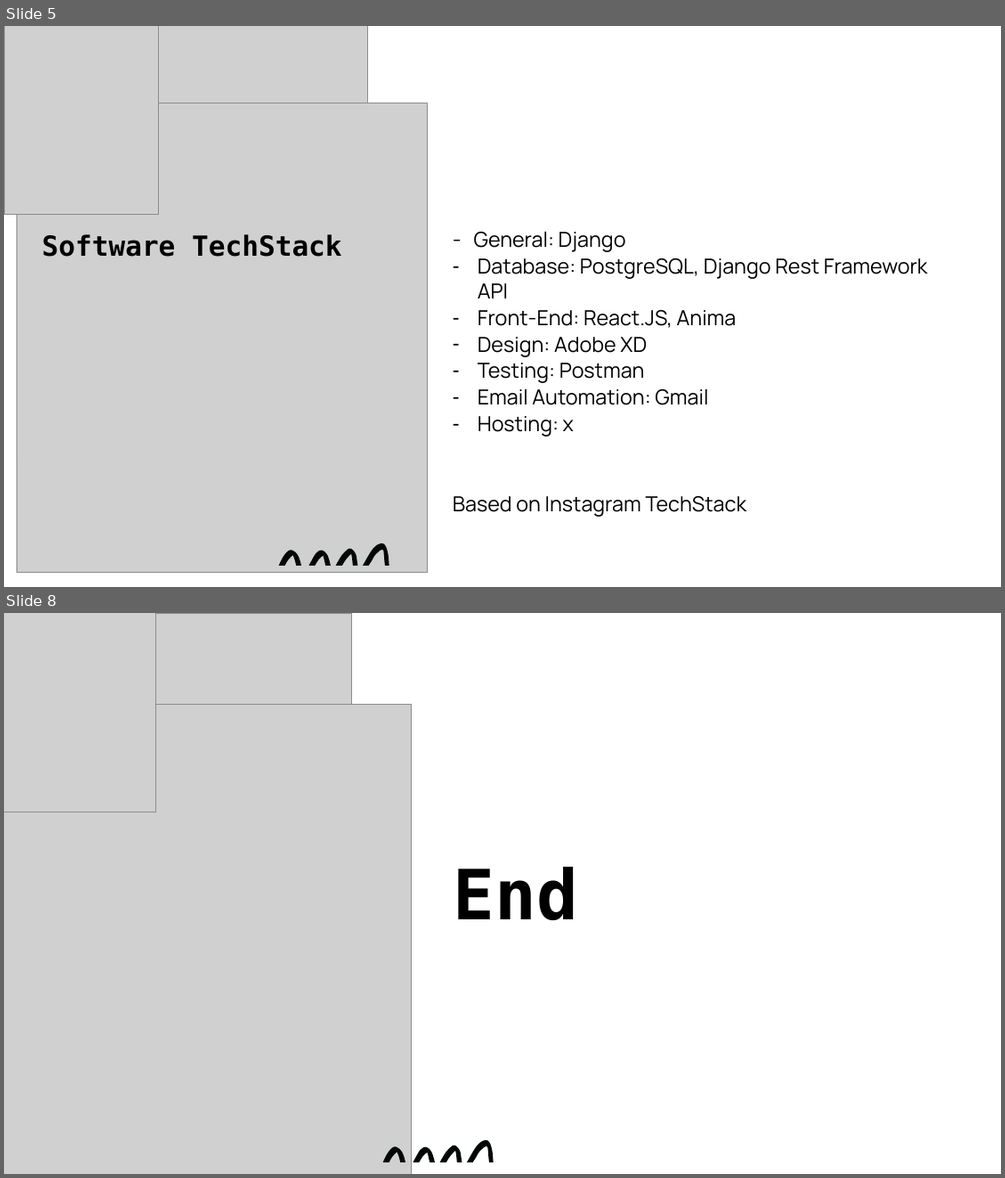
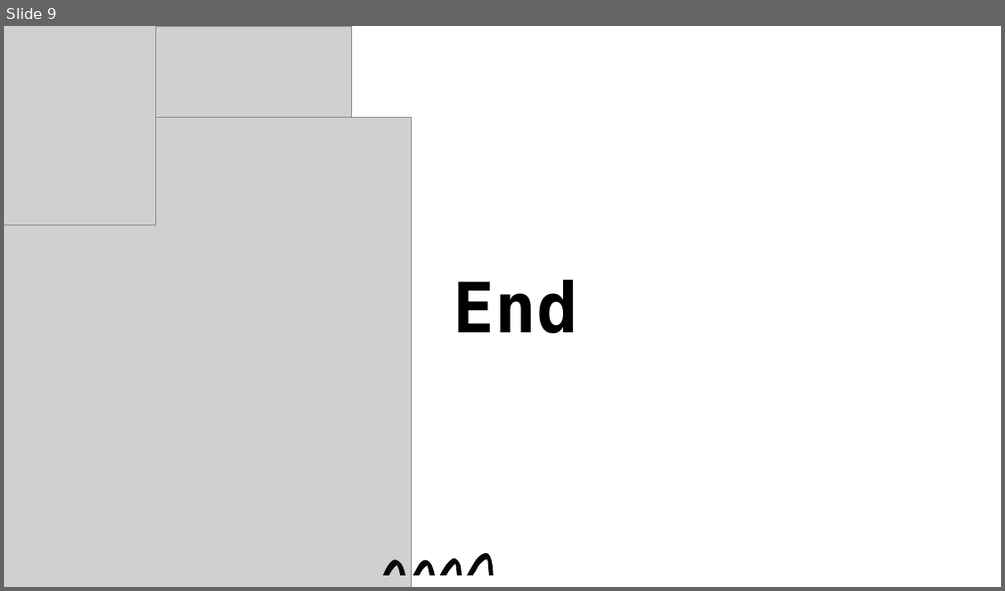
Before and after one commit to andrewwu531/final_year_dissertation, a slide deck: Documentations/Supervisor Meeting PowerPoints/8._Supervisor_Meeting_8Jan21.pptx. Shown one above the other, each under a label of ours: slides 5 and 8 before the commit, slide 9 after it; the slides between them are not shown. The pictures are 1005x1178 and 1005x591 pixels, drawn with LibreOffice and Linux fonts; fonts in the diff are those of the drawing; grey boxes stand for pictures. Boxes give left, top, right and bottom in pixels: in the first picture for what was removed or moved away, otherwise in the second. Text is boxed around its words. In the diff, an @@ line names an element or a change of style, - is before the commit and + after.

```diff
--- a/Documentations/Supervisor Meeting PowerPoints/8._Supervisor_Meeting_8Jan21.pptx
+++ b/Documentations/Supervisor Meeting PowerPoints/8._Supervisor_Meeting_8Jan21.pptx
@@ slide 5 removed at (4, 26, 1001, 587), background #FFFFFF @@
@@ picture removed at (4, 26, 159, 214) @@
@@ picture removed at (16, 26, 367, 461) @@
@@ picture removed at (16, 103, 427, 572) @@
@@ text removed at (42, 234, 341, 257) @@
-Software TechStack
@@ text removed at (453, 232, 928, 516) @@
-- General: Django
-– Database: PostgreSQL, Django Rest Framework API
-– Front-End: React.JS, Anima
-– Design: Adobe XD
-– Testing: Postman
-– Email Automation: Gmail
-– Hosting: x
-Based on Instagram TechStack
@@ freeform shape removed at (279, 543, 388, 565) @@
@@ what was slide 8 is now slide 9 @@
```
Also in this commit, not shown: 4 slides changed, 2 slides added, 39 other files.
